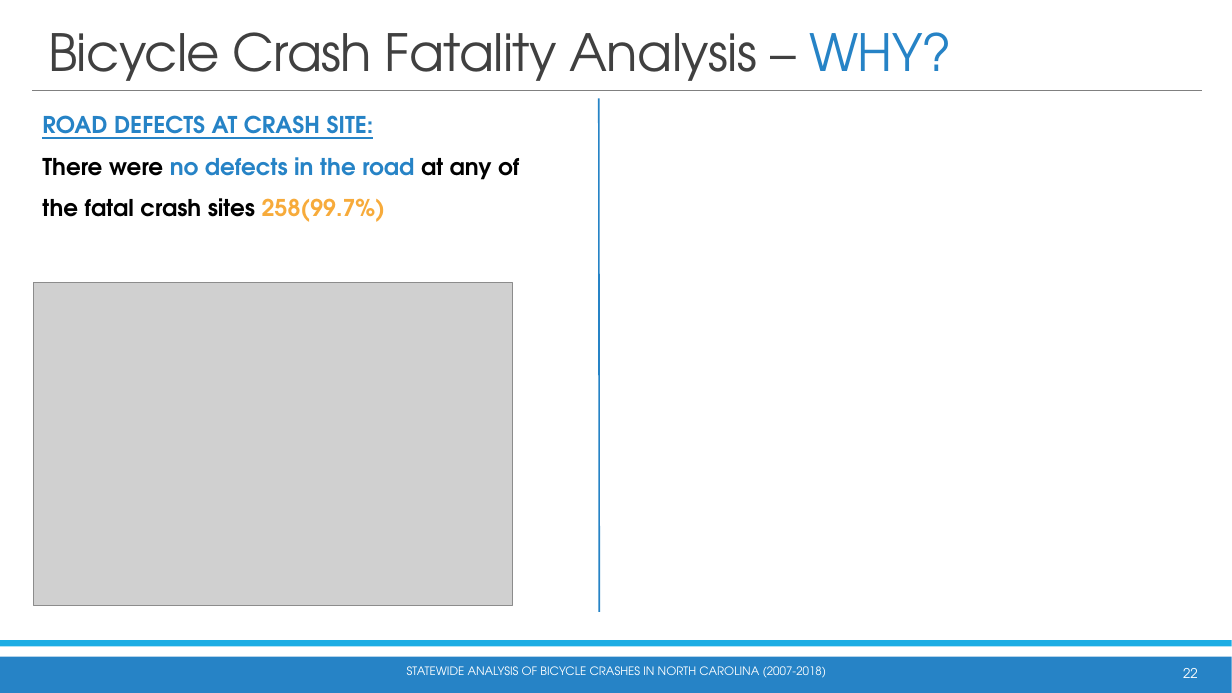
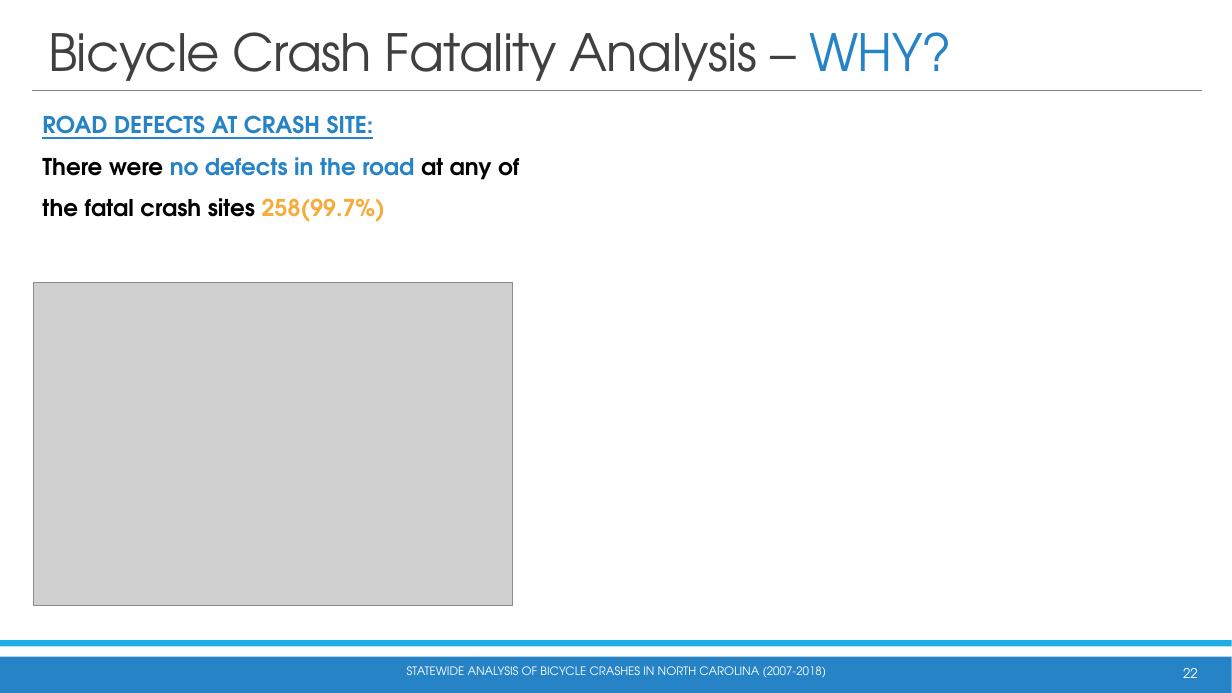
Before and after one commit to waghrayrashi/project-1, a slide deck: slide 22 of Project 1 - Group 2 - Statewide Bicycle Crash Analysis.pptx. Drawn at 1232x693 pixels with LibreOffice and Linux fonts; fonts in the diff are those of the drawing; grey boxes stand for pictures. Boxes give left, top, right and bottom in pixels: in the first picture for what was removed or moved away, otherwise in the second. Text is boxed around its words. In the diff, an @@ line names an element or a change of style, - is before the commit and + after.

```diff
--- a/Project 1 - Group 2 - Statewide Bicycle Crash Analysis.pptx
+++ b/Project 1 - Group 2 - Statewide Bicycle Crash Analysis.pptx
@@ line removed from (599, 98) to (600, 612) @@
```
Also in this commit, not shown: 1 other slide changed.
